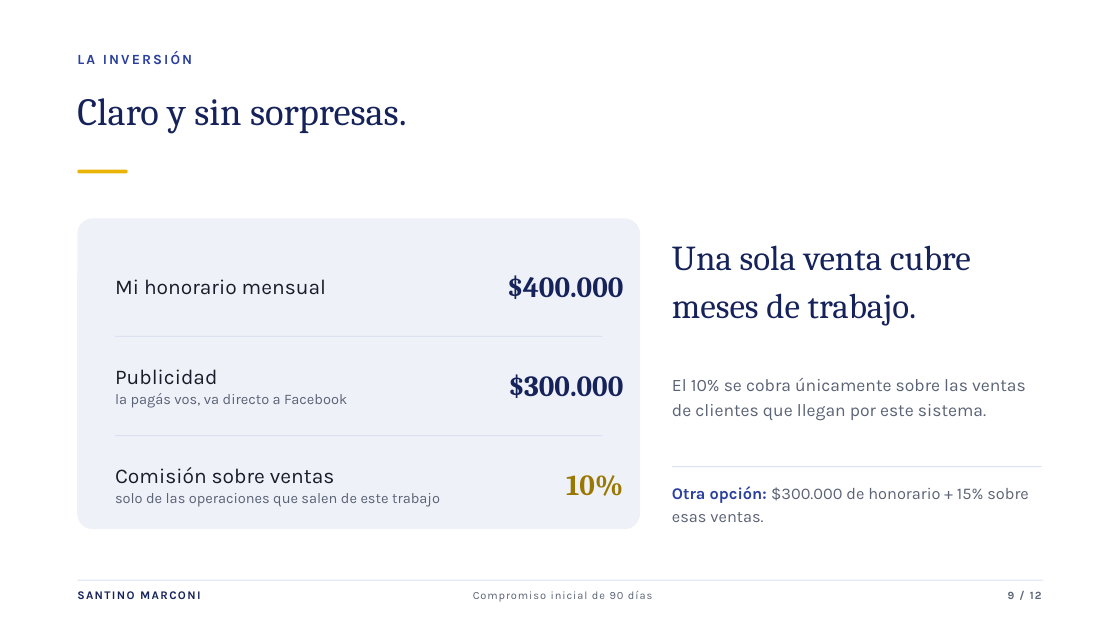
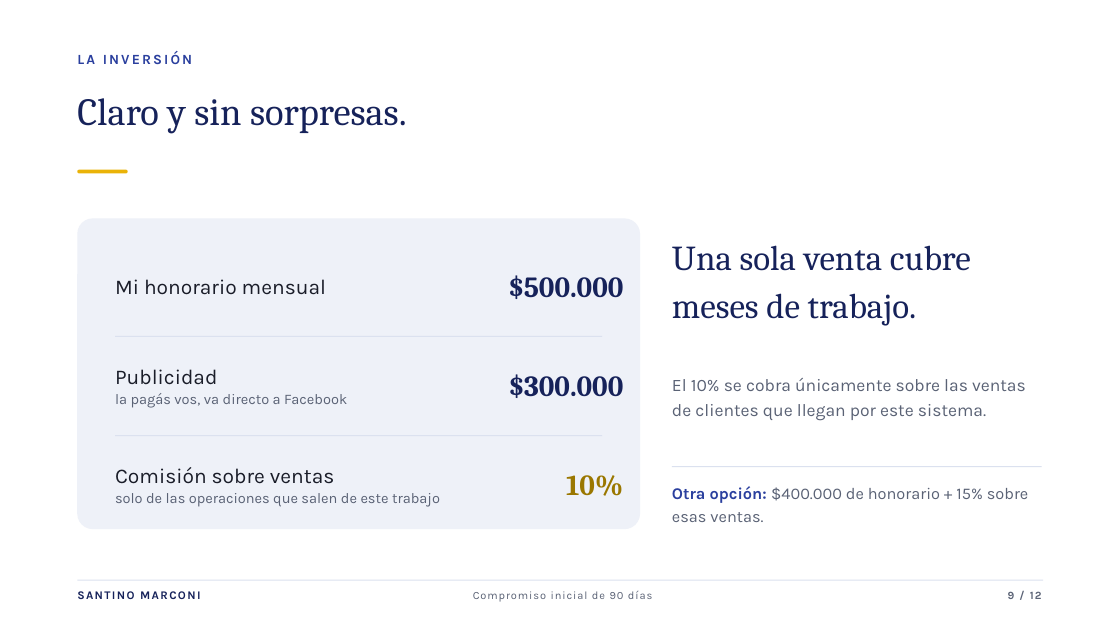
Before and after one commit to mp3santino/propuesta-raul-ferrari, a slide deck: slide 9 of propuesta-raul-ferrari.pptx. Drawn at 1120x630 pixels with LibreOffice and Linux fonts; fonts in the diff are those of the drawing. Boxes give left, top, right and bottom in pixels: in the first picture for what was removed or moved away, otherwise in the second. Text is boxed around its words. In the diff, an @@ line names an element or a change of style, - is before the commit and + after.

```diff
--- a/propuesta-raul-ferrari.pptx
+++ b/propuesta-raul-ferrari.pptx
@@ text at bbox=[508, 275, 623, 299]: text changed @@
-$400.000
+$500.000
@@ text at bbox=[672, 486, 1029, 522]: text changed @@
-Otra opción: $300.000 de honorario + 15% sobre esas ventas.
+Otra opción: $400.000 de honorario + 15% sobre esas ventas.
```
Also in this commit, not shown: 2 other files.
